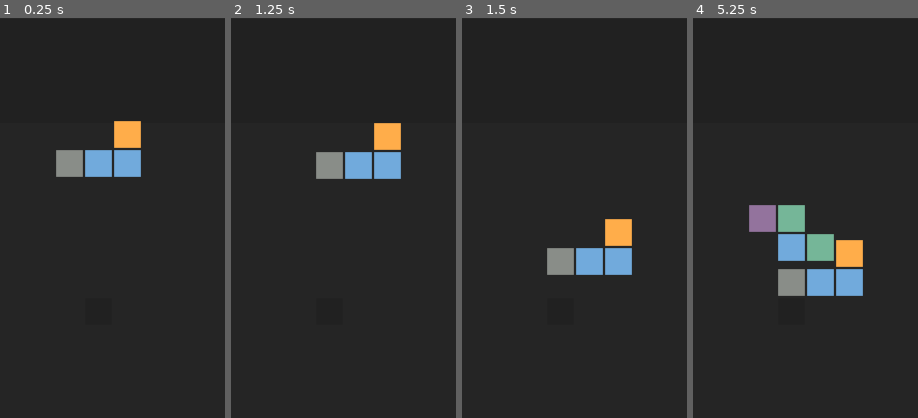
Above: before the commit, frames 1-4 (left to right).
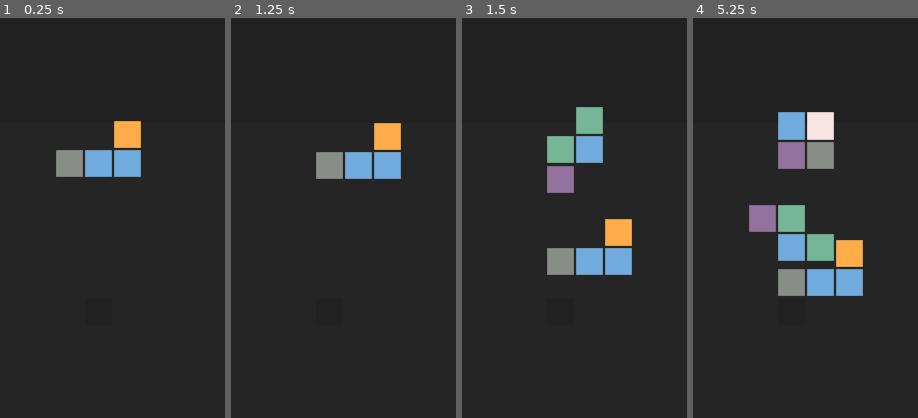
Above: after the commit, the same moments.

Repository: arabbani/tetris-game
Game: Godot game, scene res://scenes/game_window.tscn
The game is run twice, just before and just after one commit, with the same random seed, the same clock (stepped at 60 frames per second) and the same inputs. The project has no main scene, so this scene is started directly.
Inputs (mouse positions are % of the whole screen's width and height, from its top left):
- Up to frame 1 (0.25 s): no input
- Up to frame 2 (1.25 s): move the mouse to (72, 45) at 0.52 s; hold Right (ui_right) from 0.53 s (still down)
- Up to frame 3 (1.5 s): tap Enter at 1.25 s; move the mouse to (30, 55) at 1.27 s; release Right (ui_right) at 1.28 s; hold Down (ui_down) from 1.28 s (still down)
- Up to frame 4 (5.25 s): move the mouse to (60, 28) at 2.02 s; release Down (ui_down) at 2.03 s; hold Right (ui_right) 2.03-2.78 s; tap Space at 2.75, 4.25 s; move the mouse to (45, 70) at 2.77 s; hold Up (ui_up) 2.78-3.53 s; tap Enter at 3.5 s; move the mouse to (80, 65) at 3.52 s; hold Left (ui_left) 3.53-5.03 s; move the mouse to (20, 35) at 4.27 s; move the mouse to (55, 50) at 5.02 s; hold Down (ui_down) from 5.03 s (still down)
The pictures show only the part of the screen within x 31-81%, y 0-50%; the shares and areas given below are measured in that part.

Frames 1-2 are identical in both runs. In frame 3, 3.2% of the frame differs, in the area x 37-63%, y 22-44%; in frame 4, 3.3%, in the area x 37-63%, y 23-38%.

Commit message:
New matches cleared

Diff:
--- a/scenes/game_window.tscn
+++ b/scenes/game_window.tscn
@@ -35,7 +35,7 @@
 
 [node name="move_down_timer" type="Timer" parent="."]
 
-[node name="find_matches_timer" type="Timer" parent="."]
+[node name="dim_matches_timer" type="Timer" parent="."]
 wait_time = 0.4
 one_shot = true
 
@@ -48,6 +48,6 @@
 one_shot = true
 
 [connection signal="timeout" from="move_down_timer" to="game_grid" method="_on_move_down_timer_timeout"]
-[connection signal="timeout" from="find_matches_timer" to="game_grid" method="_on_find_matches_timer_timeout"]
+[connection signal="timeout" from="dim_matches_timer" to="game_grid" method="_on_dim_matches_timer_timeout"]
 [connection signal="timeout" from="destroy_timer" to="game_grid" method="_on_destroy_timer_timeout"]
 [connection signal="timeout" from="collapse_timer" to="game_grid" method="_on_collapse_timer_timeout"]
--- a/scripts/game_grid.gd
+++ b/scripts/game_grid.gd
@@ -148,7 +148,7 @@
 	return false
 
 # check if the tetromino tile is a box match
-func tetromino_tile_box_match(row, column, type):
+func tetromino_tile_box_match(row : int, column : int, type) -> bool:
 	if column > 0 and row > 0:
 		if !is_tetromino_tile_null(row, column - 1) and !is_tetromino_tile_null(row - 1, column) and !is_tetromino_tile_null(row - 1, column - 1):
 			return is_matched_tetromino_tile(row, column - 1, type) and is_matched_tetromino_tile(row - 1, column, type) and is_matched_tetromino_tile(row - 1, column - 1, type)
@@ -299,56 +299,78 @@
 					"tetromino": active_tetromino
 				}
 	if game_state != GameStates.GAME_OVER:
-		get_parent().get_node("find_matches_timer").start()
+		check_matches()
+
+func check_matches():
+	if match_found():
+		get_parent().get_node("dim_matches_timer").start()
+	else:
+		create_tetromino()
 
 # check whether there is a match in the grid
-func find_matches() -> void:
-	var match_found = false
+func match_found() -> bool:
+	var matched = false
 	for row in rows:
 		for column in columns:
 			if !is_grid_tile_null(row, column):
 				var type = get_grid_tile(row, column).type
-				if row > 0 and row < rows - 1:
-					if !is_grid_tile_null(row - 1, column) and !is_grid_tile_null(row + 1, column):
-						if is_matched_grid_tile(row - 1, column, type) and is_matched_grid_tile(row + 1, column, type):
-							match_found = true
-							match_tile(row - 1, column)
-							match_tile(row, column)
-							match_tile(row + 1, column)
-				if column > 0 and column < columns - 1:
-					if !is_grid_tile_null(row, column - 1) and !is_grid_tile_null(row, column + 1):
-						if is_matched_grid_tile(row, column - 1, type) and is_matched_grid_tile(row, column + 1, type):
-							match_found = true
-							match_tile(row, column - 1)
-							match_tile(row, column)
-							match_tile(row, column + 1)
-	if match_found:
-		get_parent().get_node("destroy_timer").start()
-	else:
-		create_tetromino()
+				if grid_tile_tripple_match(row, column, type):
+					matched = true
+				if grid_tile_box_match(row, column, type):
+					matched = true
+				if grid_tile_duo_match(row, column, type):
+					matched = true
+	return matched
+
+# dim the matched grid tiles
+func dim_matches():
+	for row in rows:
+		for column in columns:
+			if !is_grid_tile_null(row, column):
+				if get_grid_tile(row, column).matched:
+					dim_tile(row, column)
+	get_parent().get_node("destroy_timer").start()
 
 # check if the grid tile is a tripple match
 func grid_tile_tripple_match(row : int, column : int, type) -> bool:
 	if column > 1:
 		if !is_grid_tile_null(row, column - 1) and !is_grid_tile_null(row, column - 2):
-			return is_matched_grid_tile(row, column - 1, type) and is_matched_grid_tile(row, column - 2, type)
+			if is_matched_grid_tile(row, column - 1, type) and is_matched_grid_tile(row, column - 2, type):
+				match_tile(row, column)
+				match_tile(row, column - 1)
+				match_tile(row, column - 2)
+				return true
 	if row > 1:
 		if !is_grid_tile_null(row - 1, column) and !is_grid_tile_null(row - 2, column):
-			return is_matched_grid_tile(row - 1, column, type) and is_matched_grid_tile(row - 2, column, type)
+			if is_matched_grid_tile(row - 1, column, type) and is_matched_grid_tile(row - 2, column, type):
+				match_tile(row, column)
+				match_tile(row - 1, column)
+				match_tile(row - 2, column)
+				return true
 	return false
 
 # check if the grid tile is a box match
-func grid_tile_box_match(row, column, type):
+func grid_tile_box_match(row : int, column : int, type) -> bool:
 	if column > 0 and row > 0:
 		if !is_grid_tile_null(row, column - 1) and !is_grid_tile_null(row - 1, column) and !is_grid_tile_null(row - 1, column - 1):
-			return is_matched_grid_tile(row, column - 1, type) and is_matched_grid_tile(row - 1, column, type) and is_matched_grid_tile(row - 1, column - 1, type)
+			if is_matched_grid_tile(row, column - 1, type) and is_matched_grid_tile(row - 1, column, type) and is_matched_grid_tile(row - 1, column - 1, type):
+				match_tile(row, column)
+				match_tile(row, column - 1)
+				match_tile(row - 1, column)
+				match_tile(row - 1, column - 1)
+				return true
 	return false
 
 # check if the grid tile is a duo match
 func grid_tile_duo_match(row : int, column : int, type) -> bool:
 	if column > 2:
 		if !is_grid_tile_null(row, column - 1) and !is_grid_tile_null(row, column - 2) and !is_grid_tile_null(row, column - 3):
-			return is_matched_grid_tile(row, column - 1, type) and is_matched_grid_tile(row, column - 3, get_grid_tile(row, column - 2).type)
+			if is_matched_grid_tile(row, column - 1, type) and is_matched_grid_tile(row, column - 3, get_grid_tile(row, column - 2).type):
+				match_tile(row, column)
+				match_tile(row, column - 1)
+				match_tile(row, column - 2)
+				match_tile(row, column - 3)
+				return true
 	return false
 
 # check if the grid tile is null
@@ -363,9 +385,13 @@
 	return grid_tiles[row][column]["tile"]
 
 # set the tile as matched
-func match_tile(row, column) -> void:
+func match_tile(row: int, column : int) -> void:
 	var tile = get_grid_tile(row, column)
 	tile.matched = true
+
+# dim the tile
+func dim_tile(row: int, column : int) -> void:
+	var tile = get_grid_tile(row, column)
 	tile.dim()
 
 # destroy matched tiles
@@ -379,6 +405,7 @@
 					grid_tiles[row][column] = null
 	remove_cleared_tetromino()
 
+# romve the cleared tetrominoes
 func remove_cleared_tetromino() -> void:
 	var remove_tetrominoes = []
 	for i in grid_tetrominoes.size():
@@ -419,18 +446,7 @@
 						grid_tiles[current_position.y][current_position.x] = grid_tiles[previous_position.y][previous_position.x]
 						grid_tiles[previous_position.y][previous_position.x] = null
 			move_tetromino(tetromino)
-	after_collapse()
-
-func after_collapse() -> void:
-	for row in rows:
-		for column in columns:
-			if !is_grid_tile_null(row, column):
-				var type = get_grid_tile(row, column).type
-				if grid_tile_tripple_match(row, column, type) or grid_tile_box_match(row, column, type) or grid_tile_duo_match(row, column, type):
-					#find_matches()
-					get_parent().get_node("find_matches_timer").start()
-					return
-	create_tetromino()
+	check_matches()
 
 
 
@@ -509,8 +525,8 @@
 func _on_move_down_timer_timeout() -> void:
 	move_down()
 
-func _on_find_matches_timer_timeout() -> void:
-	find_matches()
+func _on_dim_matches_timer_timeout() -> void:
+	dim_matches()
 
 func _on_destroy_timer_timeout() -> void:
 	destroy_matched_tiles()
--- a/scripts/grid.gd
+++ b/scripts/grid.gd
@@ -7,6 +7,27 @@
 export(int) var y_start
 export(int) var offset
 export(int) var refill_y_offset
+
+
+
+if row > 0 and row < rows - 1:
+					if !is_grid_tile_null(row - 1, column) and !is_grid_tile_null(row + 1, column):
+						if is_matched_grid_tile(row - 1, column, type) and is_matched_grid_tile(row + 1, column, type):
+							match_found = true
+							match_tile(row - 1, column)
+							match_tile(row, column)
+							match_tile(row + 1, column)
+				if column > 0 and column < columns - 1:
+					if !is_grid_tile_null(row, column - 1) and !is_grid_tile_null(row, column + 1):
+						if is_matched_grid_tile(row, column - 1, type) and is_matched_grid_tile(row, column + 1, type):
+							match_found = true
+							match_tile(row, column - 1)
+							match_tile(row, column)
+							match_tile(row, column + 1)
+
+
+
+
 
 # available pieces
 var available_pieces = [
